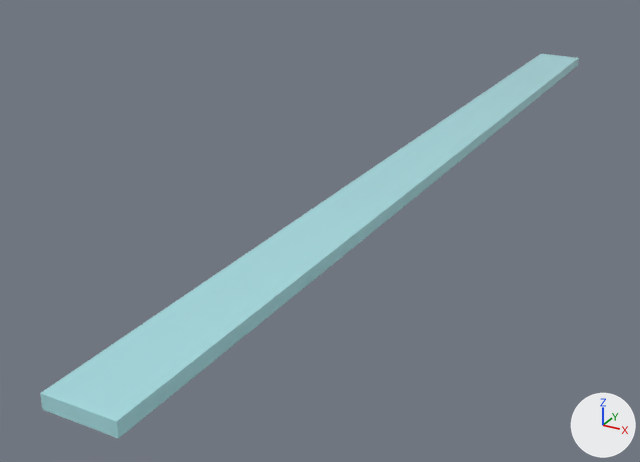
The Blender file Platform Concave.blend as it was, and as the next commit left it.
One viewpoint serves both versions: a 50 mm lens placed at (113.0, -306.0, 105.0), pointed at (-26.0, -53.0, -22.0). Every picture has the same lights, and +X, +Y and +Z are marked at lower right.

Before the edit, the objects in view are built like this:
```python
me_cube_001 = bpy.data.meshes.new('Cube.001')
me_cube_001.from_pydata(...)  # 9 vertices, 6 faces; spans x -10.0..10.0, y -200.0..160.0, z -2.0..28.0
me_cube_001.materials.append(mat_material)  # cyan #ace2e7
# before: 1 (10.0, -200.0, 2.0) at pixel (116, 421), 3 (-10.0, 160.0, 2.0) at pixel (540, 53), 4 (-10.0, -200.0, 2.0) at pixel (40, 393), 8 (10.0, 160.0, 2.0) at pixel (578, 57)
ob_cube_col = bpy.data.objects.new('Cube-col', me_cube_001)
ob_cube_col.location = (0.0, 0.0, 0.0)
```
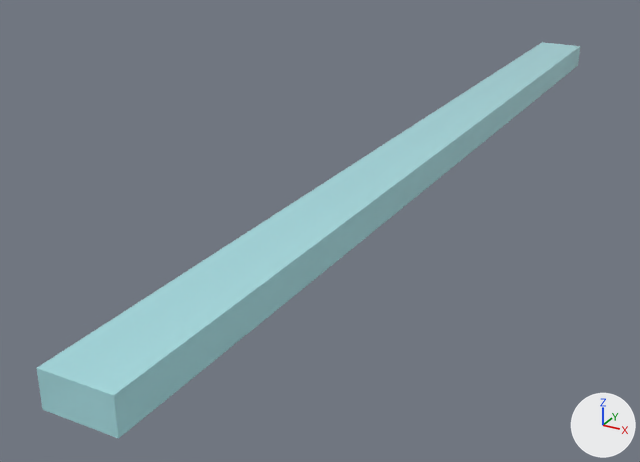
The newer file is also turned or shifted as a whole; pictures and numbers use the older file's frame.

Pixel boxes [x1, y1, x2, y2] of what changed, in the pictures (640 x 462 px):
'Cube-col', reshaped: before [40, 54, 579, 439]; after [36, 42, 580, 439]

What changed in the scene script:
```text
Change me_cube_001:
    where me_cube_001.from_pydata(...)  # 9 vertices, 6 faces; spans x -10.0..10.0, y -200.0..160.0, z -2.0..28.0
    used by ob_cube_col; location = (0.0, 0.0, 0.0)
    me_cube_001 part 1
    add for i in [1, 3, 4, 8]: me_cube_001.vertices[i].co += Vector((0.0, 0.0, 6.0))
    me_cube_001.vertices[7].co: (0.0, -200.0, 28.0) -> (0.0, -200.0, 36.0)
```
